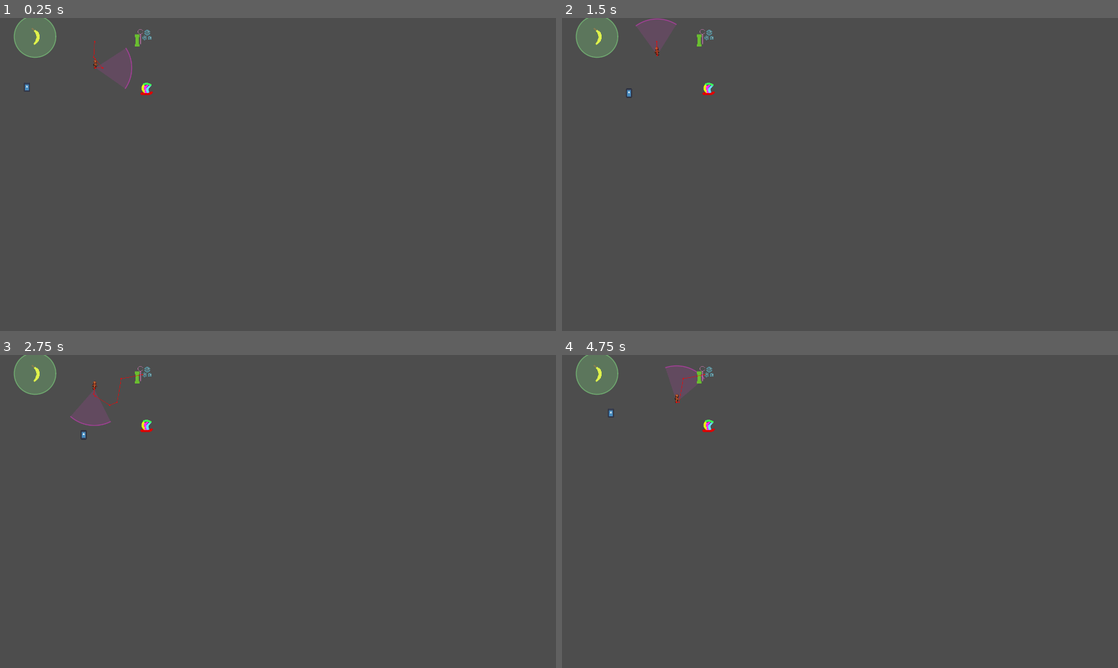
Above: before the commit, frames 1-4 (two rows, left to right).
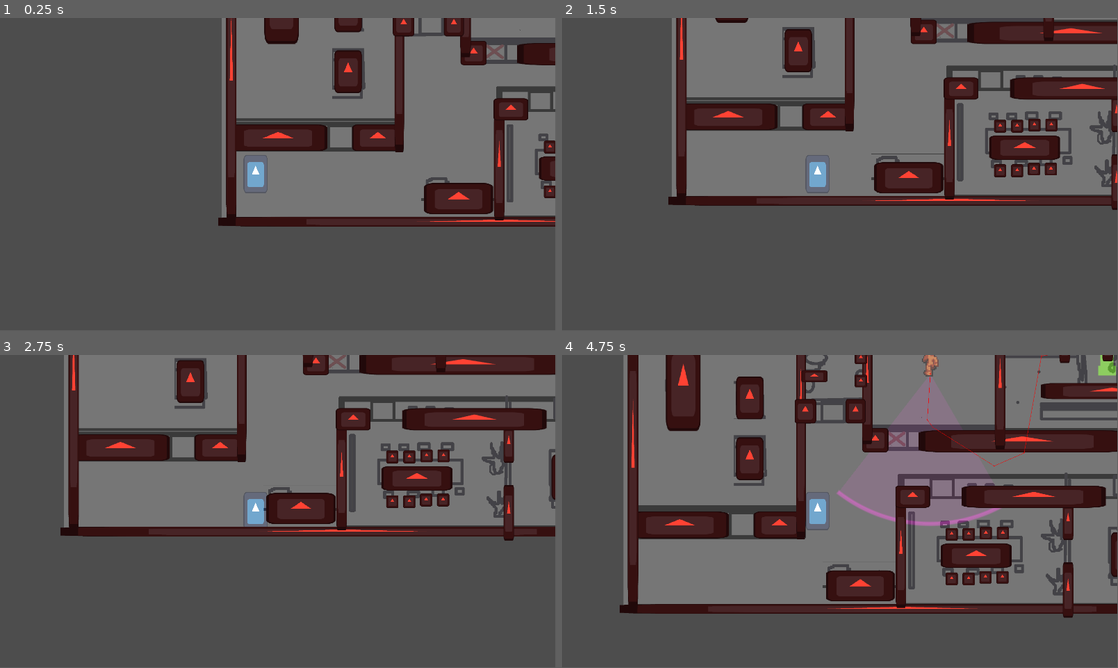
Above: after the commit, the same moments.

Repository: CarolineRoemer1998/NotABug
Game: Godot game, scene res://components/main/main.tscn
Same seed, same stepped clock (60 frames per second), same inputs: the game is played once before the commit and once after it. The engine's default icon, where the game draws it, is replaced by a stand-in: a white triangle on a blue panel in a dark square.
Inputs:
- Up to frame 1 (0.25 s): no input
- Up to frame 2 (1.5 s): hold D (move_right) 0.53-1.28 s; tap Shift (dash) at 0.6 s; hold S (move_down) from 1.28 s (still down); tap ] (show_or_hide_dev_tools) at 1.35 s
- Up to frame 3 (2.75 s): tap Enter at 2 s; release S (move_down) at 2.03 s; hold D (move_right) from 2.03 s (still down); tap Shift (dash) at 2.1 s
- Up to frame 4 (4.75 s): release D (move_right) at 2.78 s; hold W (move_up) 2.78-3.53 s; tap ] (show_or_hide_dev_tools) at 2.85, 4.35 s; hold A (move_left) from 3.53 s (still down); tap Shift (dash) at 3.6 s
In our replay, the window is 800x450 before the commit and 799x449 after it. These sizes can differ from the game's own. Grey fills any space a smaller window leaves; there, only what the larger window draws over its background counts as a difference.

The runs differ from the first frame. In frame 1, 39% of the frame differs, in the area x 2-100%, y 0-67%; in frame 2, 45%; in frame 3, 48%; in frame 4, 69%, in the area x 2-100%, y 0-84%.

Commit message:
Level Blocking

Diff:
--- a/components/main/main.tscn
+++ b/components/main/main.tscn
@@ -1,12 +1,14 @@
 [gd_scene format=3 uid="uid://vrcjw3jy2tvt"]
 
-[ext_resource type="Script" path="res://components/main/main.gd" id="1_4k17i"]
+[ext_resource type="Script" uid="uid://1hxp663br1o0" path="res://components/main/main.gd" id="1_4k17i"]
 [ext_resource type="PackedScene" uid="uid://bhyxdb3jxn2cx" path="res://components/player/player.tscn" id="1_63q0e"]
-[ext_resource type="Script" path="res://components/items/ItemData.gd" id="2_wfiak"]
+[ext_resource type="Script" uid="uid://dtxdvlwyjt21l" path="res://components/items/ItemData.gd" id="2_wfiak"]
 [ext_resource type="Resource" uid="uid://cs8tqveeast2x" path="res://components/items/Variants/BalloonHat.tres" id="3_w8ifq"]
 [ext_resource type="Resource" uid="uid://bywfccd17m23r" path="res://components/items/Variants/Banana.tres" id="4_4t43m"]
 [ext_resource type="Resource" uid="uid://conptwbmdslrp" path="res://components/items/Variants/Bubbles.tres" id="5_lnf1j"]
+[ext_resource type="Texture2D" uid="uid://br5l2hfd5aq1i" path="res://art/Raumlayout.jpg" id="6_gjvd5"]
 [ext_resource type="PackedScene" uid="uid://wr6npsef4vte" path="res://enemy.tscn" id="6_lnf1j"]
+[ext_resource type="PackedScene" uid="uid://cec62wwecxh2j" path="res://scenes/bglayout.tscn" id="7_ymw2v"]
 
 [sub_resource type="RectangleShape2D" id="RectangleShape2D_lnf1j"]
 size = Vector2(83, 22)
@@ -52,7 +54,15 @@
 ExtResource("5_lnf1j"): false
 })
 
+[node name="Raumlayout" type="Sprite2D" parent="." unique_id=835788367]
+visible = false
+position = Vector2(1304, 366)
+scale = Vector2(1.4, 1.4)
+texture = ExtResource("6_gjvd5")
+
 [node name="Game" type="Node2D" parent="." unique_id=1669510031]
+position = Vector2(-446.585, -580.945)
+scale = Vector2(5.72, 5.72)
 
 [node name="StaticBody2D2" type="StaticBody2D" parent="Game" unique_id=93905533]
 position = Vector2(358, 218)
@@ -86,7 +96,7 @@
 shape = SubResource("RectangleShape2D_ymw2v")
 
 [node name="Enemy" parent="Game" unique_id=2099897293 node_paths=PackedStringArray("patrol_points") instance=ExtResource("6_lnf1j")]
-position = Vector2(329, 172)
+position = Vector2(326.8, 111.33)
 patrol_points = [NodePath("../ItemSpawnPositions/Spawn1"), NodePath("../ItemSpawnPositions/Spawn2"), NodePath("../ItemSpawnPositions/Spawn3"), NodePath("../ItemSpawnPositions/Spawn4"), NodePath("../ItemSpawnPositions/Spawn5")]
 
 [node name="Environment" type="Node2D" parent="Game" unique_id=2139555284]
@@ -94,10 +104,14 @@
 [node name="Items" type="Node2D" parent="Game" unique_id=779876378]
 
 [node name="Player" parent="Game" unique_id=284675764 instance=ExtResource("1_63q0e")]
-position = Vector2(93, 239)
+position = Vector2(98.51, 252.865)
 
 [node name="UI" parent="Game/Player" index="5" unique_id=1900340849]
 visible = false
+
+[node name="Camera2D" type="Camera2D" parent="Game/Player" unique_id=1287668890]
+position = Vector2(18.375494, 0.097416155)
+zoom = Vector2(0.725, 0.725)
 
 [node name="ItemSpawnPositions" type="Node2D" parent="Game" unique_id=153864833]
 
@@ -161,10 +175,7 @@
 position = Vector2(40, 169)
 shape = SubResource("RectangleShape2D_jj6qt")
 
-[node name="StaticBody2D10" type="StaticBody2D" parent="Game" unique_id=1897838707]
-position = Vector2(118, -3)
-
-[node name="CollisionShape2D" type="CollisionShape2D" parent="Game/StaticBody2D10" unique_id=145393541]
+[node name="BG" parent="." unique_id=120603730 instance=ExtResource("7_ymw2v")]
 
 [node name="UI" type="Control" parent="." unique_id=443723934]
 visible = false
@@ -217,9 +228,4 @@
 Reload Game:		Tab
 Player Dash:	      	Shift"
 
-[node name="StaticBody2D" type="StaticBody2D" parent="." unique_id=1385398906]
-position = Vector2(42, 29)
-collision_layer = 16
-collision_mask = 16
-
 [editable path="Game/Player"]
--- a/components/player/player.gd
+++ b/components/player/player.gd
@@ -10,8 +10,8 @@
 @onready var timer_dash_duration: Timer = $TimerDashDuration
 var dash_duration_in_seconds := 0.3
 
-const SPEED_NORMAL := 100.0
-const SPEED_DASH := 300.0
+const SPEED_NORMAL := 500.0
+const SPEED_DASH := 1000.0
 
 var current_speed := SPEED_NORMAL
 var is_dashing := false
--- a/project.godot
+++ b/project.godot
@@ -25,7 +25,6 @@
 
 window/size/viewport_width=1920
 window/size/viewport_height=1080
-window/stretch/mode="viewport"
 
 [input]
 
--- /dev/null
+++ b/scenes/Redblock.tscn
@@ -0,0 +1,19 @@
+[gd_scene format=3 uid="uid://djtbniwgojuhe"]
+
+[ext_resource type="Texture2D" uid="uid://cipyrvkwa3dbf" path="res://icon.svg" id="1_hfpjm"]
+
+[sub_resource type="RectangleShape2D" id="RectangleShape2D_xfx5e"]
+size = Vector2(124, 60.36639)
+
+[node name="Node2D" type="Node2D" unique_id=559792218]
+
+[node name="StaticBody2D" type="StaticBody2D" parent="." unique_id=408825907]
+collision_layer = 16
+collision_mask = 16
+
+[node name="CollisionShape2D" type="CollisionShape2D" parent="StaticBody2D" unique_id=309677546]
+shape = SubResource("RectangleShape2D_xfx5e")
+
+[node name="Sprite2D" type="Sprite2D" parent="." unique_id=744997658]
+modulate = Color(1, 0.26000598, 0.2008352, 1)
+texture = ExtResource("1_hfpjm")
--- /dev/null
+++ b/scenes/bglayout.tscn
@@ -0,0 +1,349 @@
+[gd_scene format=3 uid="uid://cec62wwecxh2j"]
+
+[ext_resource type="Texture2D" uid="uid://br5l2hfd5aq1i" path="res://art/Raumlayout.jpg" id="1_6rgvi"]
+[ext_resource type="PackedScene" uid="uid://djtbniwgojuhe" path="res://scenes/Redblock.tscn" id="2_q778t"]
+
+[sub_resource type="RectangleShape2D" id="RectangleShape2D_q778t"]
+size = Vector2(124, 71.709785)
+
+[sub_resource type="RectangleShape2D" id="RectangleShape2D_y7qsj"]
+size = Vector2(124, 79.709785)
+
+[sub_resource type="RectangleShape2D" id="RectangleShape2D_ndw6h"]
+size = Vector2(125.88867, 124.29901)
+
+[sub_resource type="RectangleShape2D" id="RectangleShape2D_doo2m"]
+size = Vector2(107.56962, 125.42066)
+
+[sub_resource type="RectangleShape2D" id="RectangleShape2D_3nrbm"]
+size = Vector2(124, 71.25237)
+
+[sub_resource type="RectangleShape2D" id="RectangleShape2D_3riq6"]
+size = Vector2(124, 68.07719)
+
+[sub_resource type="RectangleShape2D" id="RectangleShape2D_3ukal"]
+size = Vector2(124, 68.04777)
+
+[sub_resource type="RectangleShape2D" id="RectangleShape2D_5poha"]
+size = Vector2(124, 63.319313)
+
+[sub_resource type="RectangleShape2D" id="RectangleShape2D_rjms8"]
+size = Vector2(124, 58.333355)
+
+[sub_resource type="RectangleShape2D" id="RectangleShape2D_cjgqo"]
+size = Vector2(124, 101.47368)
+
+[sub_resource type="RectangleShape2D" id="RectangleShape2D_oixl5"]
+size = Vector2(124, 104.72103)
+
+[sub_resource type="RectangleShape2D" id="RectangleShape2D_neu01"]
+size = Vector2(124, 106.15363)
+
+[node name="BG" type="Node2D" unique_id=120603730]
+
+[node name="Raumlayout" type="Sprite2D" parent="." unique_id=1340256420]
+modulate = Color(1, 1, 1, 0.23529412)
+position = Vector2(1299, 349.00003)
+scale = Vector2(1.4, 1.4)
+texture = ExtResource("1_6rgvi")
+metadata/_edit_lock_ = true
+
+[node name="Node2D" parent="." unique_id=559792218 instance=ExtResource("2_q778t")]
+position = Vector2(224.39, 692.375)
+scale = Vector2(3.68, 1)
+
+[node name="CollisionShape2D" parent="Node2D/StaticBody2D" parent_id_path=PackedInt32Array(559792218, 408825907) index="0" unique_id=309677546]
+position = Vector2(0, 31.47992)
+shape = SubResource("RectangleShape2D_q778t")
+
+[node name="Node2D2" parent="." unique_id=727583290 instance=ExtResource("2_q778t")]
+position = Vector2(700, 692.375)
+scale = Vector2(1.93, 1)
+
+[node name="CollisionShape2D" parent="Node2D2/StaticBody2D" parent_id_path=PackedInt32Array(727583290, 408825907) index="0" unique_id=309677546]
+position = Vector2(0, 27.47992)
+scale = Vector2(0.99999994, 0.99999994)
+shape = SubResource("RectangleShape2D_y7qsj")
+
+[node name="Node2D3" parent="." unique_id=1717714150 instance=ExtResource("2_q778t")]
+position = Vector2(802, 177)
+scale = Vector2(0.36, 7.49)
+
+[node name="CollisionShape2D" parent="Node2D3/StaticBody2D" parent_id_path=PackedInt32Array(1717714150, 408825907) index="0" unique_id=309677546]
+position = Vector2(-0.94433594, 14.352478)
+scale = Vector2(1, 1.0000005)
+shape = SubResource("RectangleShape2D_ndw6h")
+
+[node name="Sprite2D" parent="Node2D3" index="1" unique_id=744997658]
+scale = Vector2(1, 1.2189586)
+
+[node name="Node2D4" parent="." unique_id=244924588 instance=ExtResource("2_q778t")]
+position = Vector2(676.00006, -215)
+scale = Vector2(10.715, 0.365)
+
+[node name="Node2D5" parent="." unique_id=1232287713 instance=ExtResource("2_q778t")]
+position = Vector2(1285, 1093)
+scale = Vector2(21.045, 0.365)
+
+[node name="Node2D6" parent="." unique_id=1325476548 instance=ExtResource("2_q778t")]
+position = Vector2(1, 398.00006)
+scale = Vector2(0.395, 10.995)
+
+[node name="CollisionShape2D" parent="Node2D6/StaticBody2D" parent_id_path=PackedInt32Array(1325476548, 408825907) index="0" unique_id=309677546]
+position = Vector2(-8.21519, 0.6821251)
+scale = Vector2(1, 0.9999999)
+shape = SubResource("RectangleShape2D_doo2m")
+
+[node name="Node2D7" parent="." unique_id=1905757292 instance=ExtResource("2_q778t")]
+position = Vector2(2603, 381.00003)
+scale = Vector2(0.395, 10.995)
+
+[node name="Node2D8" parent="." unique_id=1822901440 instance=ExtResource("2_q778t")]
+position = Vector2(1921, -320)
+scale = Vector2(6.04, 1.585)
+
+[node name="CollisionShape2D" parent="Node2D8/StaticBody2D" parent_id_path=PackedInt32Array(1822901440, 408825907) index="0" unique_id=309677546]
+position = Vector2(1.3244934, 31.209778)
+scale = Vector2(1, 0.9999996)
+shape = SubResource("RectangleShape2D_3nrbm")
+
+[node name="Node2D9" parent="." unique_id=320304978 instance=ExtResource("2_q778t")]
+position = Vector2(1914, -511)
+scale = Vector2(9.345, 0.365)
+
+[node name="Node2D10" parent="." unique_id=1674506919 instance=ExtResource("2_q778t")]
+position = Vector2(1339.0001, -373.00003)
+scale = Vector2(0.365, 3.14)
+
+[node name="Node2D11" parent="." unique_id=1089586714 instance=ExtResource("2_q778t")]
+position = Vector2(2498, -405)
+scale = Vector2(0.35, 2.67)
+
+[node name="Node2D12" parent="." unique_id=1058303596 instance=ExtResource("2_q778t")]
+position = Vector2(2553, -241)
+scale = Vector2(1.165, 0.35)
+
+[node name="Node2D13" parent="." unique_id=970382513 instance=ExtResource("2_q778t")]
+position = Vector2(1858, 293)
+scale = Vector2(7.715, 0.825)
+
+[node name="CollisionShape2D" parent="Node2D13/StaticBody2D" parent_id_path=PackedInt32Array(970382513, 408825907) index="0" unique_id=309677546]
+position = Vector2(-0.35395813, 31.61438)
+shape = SubResource("RectangleShape2D_3riq6")
+
+[node name="Node2D14" parent="." unique_id=12219147 instance=ExtResource("2_q778t")]
+position = Vector2(2566, 288.00003)
+scale = Vector2(0.975, 0.91)
+
+[node name="CollisionShape2D" parent="Node2D14/StaticBody2D" parent_id_path=PackedInt32Array(12219147, 408825907) index="0" unique_id=309677546]
+position = Vector2(0, 25.232635)
+scale = Vector2(0.99999976, 0.99999976)
+shape = SubResource("RectangleShape2D_3ukal")
+
+[node name="Node2D15" parent="." unique_id=630669263 instance=ExtResource("2_q778t")]
+position = Vector2(1156.56, 288)
+scale = Vector2(0.975, 0.91)
+
+[node name="CollisionShape2D" parent="Node2D15/StaticBody2D" parent_id_path=PackedInt32Array(630669263, 408825907) index="0" unique_id=309677546]
+position = Vector2(0, 37.154144)
+scale = Vector2(0.9999998, 0.9999998)
+shape = SubResource("RectangleShape2D_5poha")
+
+[node name="Node2D16" parent="." unique_id=682603227 instance=ExtResource("2_q778t")]
+position = Vector2(1752, 29.00003)
+scale = Vector2(0.395, 4.75)
+
+[node name="Node2D17" parent="." unique_id=1230037995 instance=ExtResource("2_q778t")]
+position = Vector2(2060, -191)
+scale = Vector2(0.395, 1.73)
+
+[node name="Node2D19" parent="." unique_id=1206541008 instance=ExtResource("2_q778t")]
+position = Vector2(2265, -176)
+scale = Vector2(0.395, 1.37)
+
+[node name="Node2D20" parent="." unique_id=154372215 instance=ExtResource("2_q778t")]
+position = Vector2(2286, 54.000008)
+scale = Vector2(5.295, 0.6)
+
+[node name="CollisionShape2D" parent="Node2D20/StaticBody2D" parent_id_path=PackedInt32Array(154372215, 408825907) index="0" unique_id=309677546]
+position = Vector2(0, 30.83329)
+scale = Vector2(1, 0.99999976)
+shape = SubResource("RectangleShape2D_rjms8")
+
+[node name="Node2D21" parent="." unique_id=489815605 instance=ExtResource("2_q778t")]
+position = Vector2(1118, 4)
+scale = Vector2(0.395, 4.75)
+
+[node name="CollisionShape2D" parent="Node2D21/StaticBody2D" parent_id_path=PackedInt32Array(489815605, 408825907) index="0" unique_id=309677546]
+position = Vector2(0, 13.0526285)
+shape = SubResource("RectangleShape2D_cjgqo")
+
+[node name="Node2D22" parent="." unique_id=355545394 instance=ExtResource("2_q778t")]
+position = Vector2(1062.58, 149.97)
+scale = Vector2(0.74, 0.91)
+
+[node name="CollisionShape2D" parent="Node2D22/StaticBody2D" parent_id_path=PackedInt32Array(355545394, 408825907) index="0" unique_id=309677546]
+position = Vector2(0, 15.421753)
+scale = Vector2(0.99999994, 0.99999994)
+
+[node name="Node2D23" parent="." unique_id=1731680583 instance=ExtResource("2_q778t")]
+position = Vector2(822.985, 149.97)
+scale = Vector2(0.8, 0.91)
+
+[node name="CollisionShape2D" parent="Node2D23/StaticBody2D" parent_id_path=PackedInt32Array(1731680583, 408825907) index="0" unique_id=309677546]
+position = Vector2(0, 15.421753)
+scale = Vector2(0.99999994, 0.99999994)
+
+[node name="Node2D24" parent="." unique_id=2073647093 instance=ExtResource("2_q778t")]
+position = Vector2(241, 21)
+scale = Vector2(1.29, 3.495)
+
+[node name="CollisionShape2D" parent="Node2D24/StaticBody2D" parent_id_path=PackedInt32Array(2073647093, 408825907) index="0" unique_id=309677546]
+position = Vector2(0, 10.586551)
+shape = SubResource("RectangleShape2D_oixl5")
+
+[node name="Node2D25" parent="." unique_id=1492397556 instance=ExtResource("2_q778t")]
+position = Vector2(558, 87)
+scale = Vector2(1.025, 1.595)
+
+[node name="CollisionShape2D" parent="Node2D25/StaticBody2D" parent_id_path=PackedInt32Array(1492397556, 408825907) index="0" unique_id=309677546]
+position = Vector2(0, 14.733543)
+
+[node name="Node2D26" parent="." unique_id=1499579611 instance=ExtResource("2_q778t")]
+position = Vector2(558, 376.815)
+scale = Vector2(1.025, 1.595)
+
+[node name="CollisionShape2D" parent="Node2D26/StaticBody2D" parent_id_path=PackedInt32Array(1499579611, 408825907) index="0" unique_id=309677546]
+position = Vector2(0, 14.733543)
+
+[node name="Node2D27" parent="." unique_id=955997129 instance=ExtResource("2_q778t")]
+position = Vector2(2076.0002, 672)
+scale = Vector2(0.395, 1.45)
+
+[node name="CollisionShape2D" parent="Node2D27/StaticBody2D" parent_id_path=PackedInt32Array(955997129, 408825907) index="0" unique_id=309677546]
+position = Vector2(0, 9.242035)
+scale = Vector2(0.99999994, 0.99999994)
+shape = SubResource("RectangleShape2D_neu01")
+
+[node name="Node2D28" parent="." unique_id=464672631 instance=ExtResource("2_q778t")]
+position = Vector2(1279, 822)
+scale = Vector2(0.395, 4.145)
+
+[node name="Node2D29" parent="." unique_id=293667550 instance=ExtResource("2_q778t")]
+position = Vector2(1912.44, 557.525)
+scale = Vector2(5.38, 0.825)
+
+[node name="CollisionShape2D" parent="Node2D29/StaticBody2D" parent_id_path=PackedInt32Array(293667550, 408825907) index="0" unique_id=309677546]
+position = Vector2(0, 28.783203)
+
+[node name="Node2D30" parent="." unique_id=589883156 instance=ExtResource("2_q778t")]
+position = Vector2(2513.465, 557.525)
+scale = Vector2(1.99, 0.825)
+
+[node name="CollisionShape2D" parent="Node2D30/StaticBody2D" parent_id_path=PackedInt32Array(589883156, 408825907) index="0" unique_id=309677546]
+position = Vector2(0, 28.783203)
+
+[node name="Node2D31" parent="." unique_id=1931192366 instance=ExtResource("2_q778t")]
+position = Vector2(1334.61, 557.525)
+scale = Vector2(1.295, 0.825)
+
+[node name="CollisionShape2D" parent="Node2D31/StaticBody2D" parent_id_path=PackedInt32Array(1931192366, 408825907) index="0" unique_id=309677546]
+position = Vector2(0, 28.783203)
+
+[node name="Node2D32" parent="." unique_id=2118816887 instance=ExtResource("2_q778t")]
+position = Vector2(865.955, -16.91)
+scale = Vector2(0.975, 0.44)
+
+[node name="CollisionShape2D" parent="Node2D32/StaticBody2D" parent_id_path=PackedInt32Array(2118816887, 408825907) index="0" unique_id=309677546]
+position = Vector2(0, 15.421753)
+scale = Vector2(0.99999994, 0.99999994)
+
+[node name="Node2D33" parent="." unique_id=432274568 instance=ExtResource("2_q778t")]
+position = Vector2(2076, 1002.685)
+scale = Vector2(0.395, 2.07)
+
+[node name="Node2D34" parent="." unique_id=781269991 instance=ExtResource("2_q778t")]
+position = Vector2(1638, 839)
+scale = Vector2(2.64, 0.915)
+
+[node name="Node2D35" parent="." unique_id=1440504127 instance=ExtResource("2_q778t")]
+position = Vector2(2349, 834)
+scale = Vector2(1.07, 1.675)
+
+[node name="CollisionShape2D" parent="Node2D35/StaticBody2D" parent_id_path=PackedInt32Array(1440504127, 408825907) index="0" unique_id=309677546]
+position = Vector2(0, 8.656708)
+
+[node name="Node2D36" parent="." unique_id=93196543 instance=ExtResource("2_q778t")]
+position = Vector2(2480, 832)
+scale = Vector2(0.455, 0.475)
+
+[node name="Node2D37" parent="." unique_id=105202099 instance=ExtResource("2_q778t")]
+position = Vector2(1521, 737)
+scale = Vector2(0.455, 0.475)
+
+[node name="Node2D38" parent="." unique_id=1989830333 instance=ExtResource("2_q778t")]
+position = Vector2(1602.0001, 737)
+scale = Vector2(0.455, 0.475)
+
+[node name="Node2D39" parent="." unique_id=25132130 instance=ExtResource("2_q778t")]
+position = Vector2(1684.0001, 732)
+scale = Vector2(0.455, 0.475)
+
+[node name="Node2D40" parent="." unique_id=896881816 instance=ExtResource("2_q778t")]
+position = Vector2(1765.0002, 732)
+scale = Vector2(0.455, 0.475)
+
+[node name="Node2D41" parent="." unique_id=662480376 instance=ExtResource("2_q778t")]
+position = Vector2(1521, 950)
+scale = Vector2(0.455, 0.475)
+
+[node name="Node2D42" parent="." unique_id=480237538 instance=ExtResource("2_q778t")]
+position = Vector2(1602.0001, 950)
+scale = Vector2(0.455, 0.475)
+
+[node name="Node2D43" parent="." unique_id=1714935450 instance=ExtResource("2_q778t")]
+position = Vector2(1682.0001, 942)
+scale = Vector2(0.455, 0.475)
+
+[node name="Node2D44" parent="." unique_id=113289251 instance=ExtResource("2_q778t")]
+position = Vector2(1763.0002, 942)
+scale = Vector2(0.455, 0.475)
+
+[node name="Node2D45" parent="." unique_id=1524510883 instance=ExtResource("2_q778t")]
+position = Vector2(1087.9998, 6)
+scale = Vector2(0.455, 0.475)
+
+[node name="Node2D46" parent="." unique_id=1799600033 instance=ExtResource("2_q778t")]
+position = Vector2(1087.9999, -105)
+scale = Vector2(0.455, 0.475)
+
+[node name="Node2D47" parent="." unique_id=2128965227 instance=ExtResource("2_q778t")]
+position = Vector2(1085, 983)
+scale = Vector2(2.565, 1.155)
+
+[node name="CollisionShape2D" parent="Node2D47/StaticBody2D" parent_id_path=PackedInt32Array(2128965227, 408825907) index="0" unique_id=309677546]
+position = Vector2(0, 21.52533)
+
+[editable path="Node2D"]
+[editable path="Node2D2"]
+[editable path="Node2D3"]
+[editable path="Node2D6"]
+[editable path="Node2D8"]
+[editable path="Node2D13"]
+[editable path="Node2D14"]
+[editable path="Node2D15"]
+[editable path="Node2D20"]
+[editable path="Node2D21"]
+[editable path="Node2D22"]
+[editable path="Node2D23"]
+[editable path="Node2D24"]
+[editable path="Node2D25"]
+[editable path="Node2D26"]
+[editable path="Node2D27"]
+[editable path="Node2D29"]
+[editable path="Node2D30"]
+[editable path="Node2D31"]
+[editable path="Node2D32"]
+[editable path="Node2D33"]
+[editable path="Node2D35"]
+[editable path="Node2D47"]
